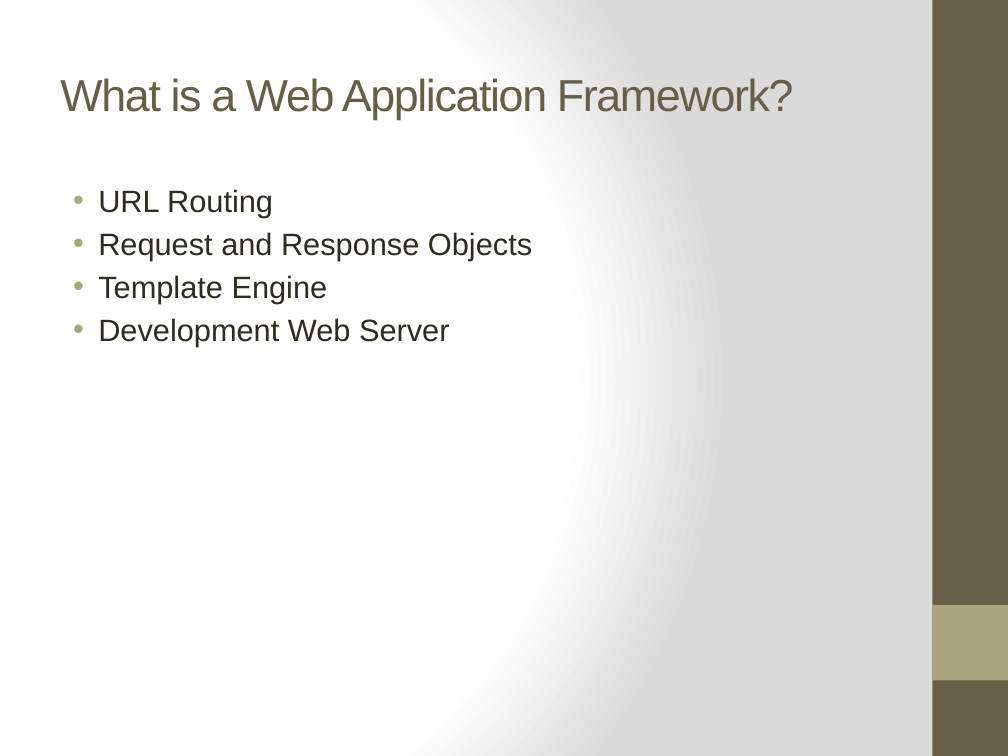
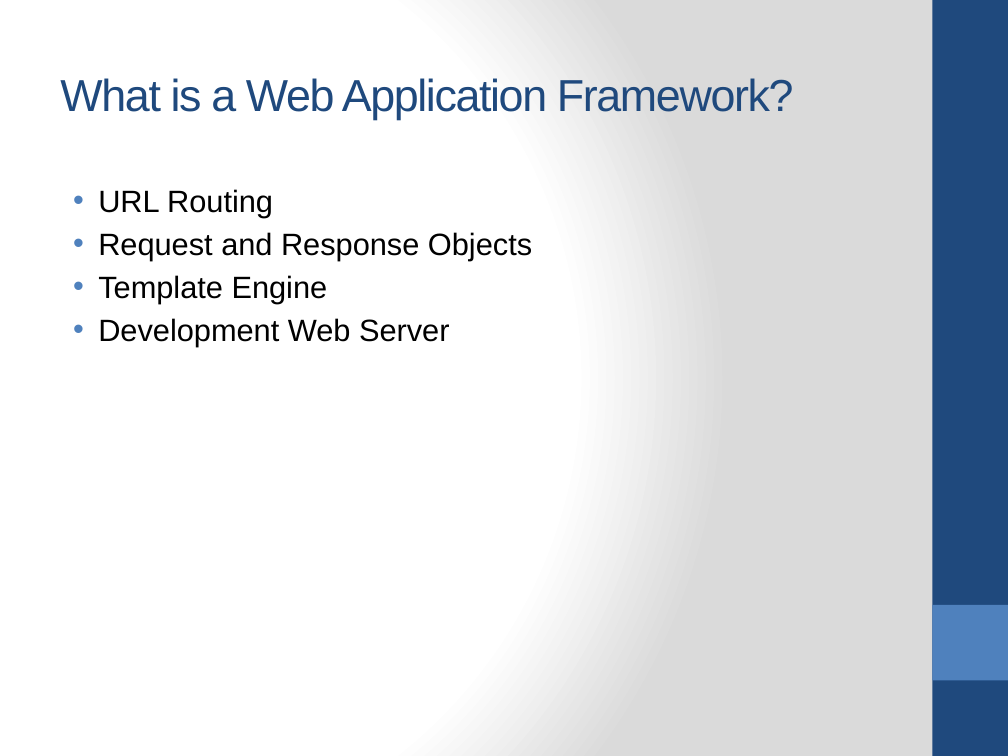
Before and after one commit to itmard/zconf_flask_intro, a slide deck: slide 7 of slide/zconf.pptx. Drawn at 1008x756 pixels with LibreOffice and Linux fonts; fonts in the diff are those of the drawing. Boxes give left, top, right and bottom in pixels: in the first picture for what was removed or moved away, otherwise in the second. Text is boxed around its words. In the diff, an @@ line names an element or a change of style, - is before the commit and + after.

```diff
--- a/slide/zconf.pptx
+++ b/slide/zconf.pptx
@@ rectangle at [932, 0, 1008, 756]: fill #675E47 to #1F497D @@
@@ title "What is a Web Application ..." at [60, 78, 794, 120]: text colour #675E47 to #1F497D @@
@@ text "URL Routing" at [98, 189, 532, 347]: text colour #2F2B20 to #000000; bullet colour #A9A57C to #4F81BD @@
@@ rectangle at [932, 605, 1008, 680]: fill #A9A57C to #4F81BD @@
```
Also in this commit, not shown: 34 other slides changed, 3 slides added, 2 slides removed, 1 other file.
